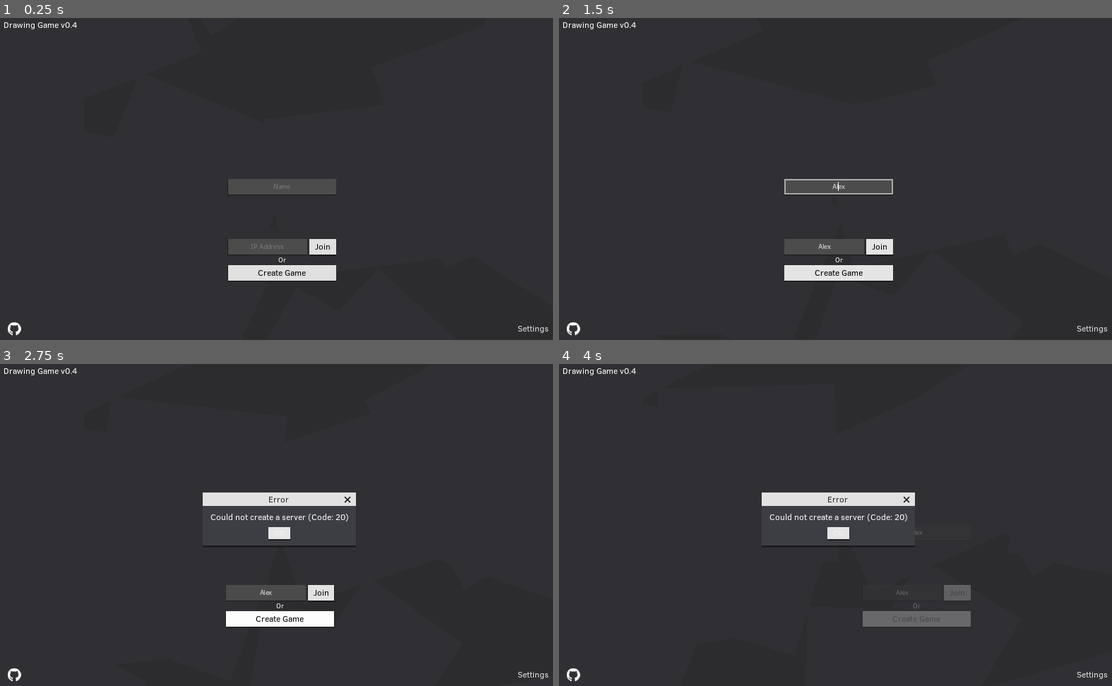
Above: before the commit, frames 1-4 (two rows, left to right).
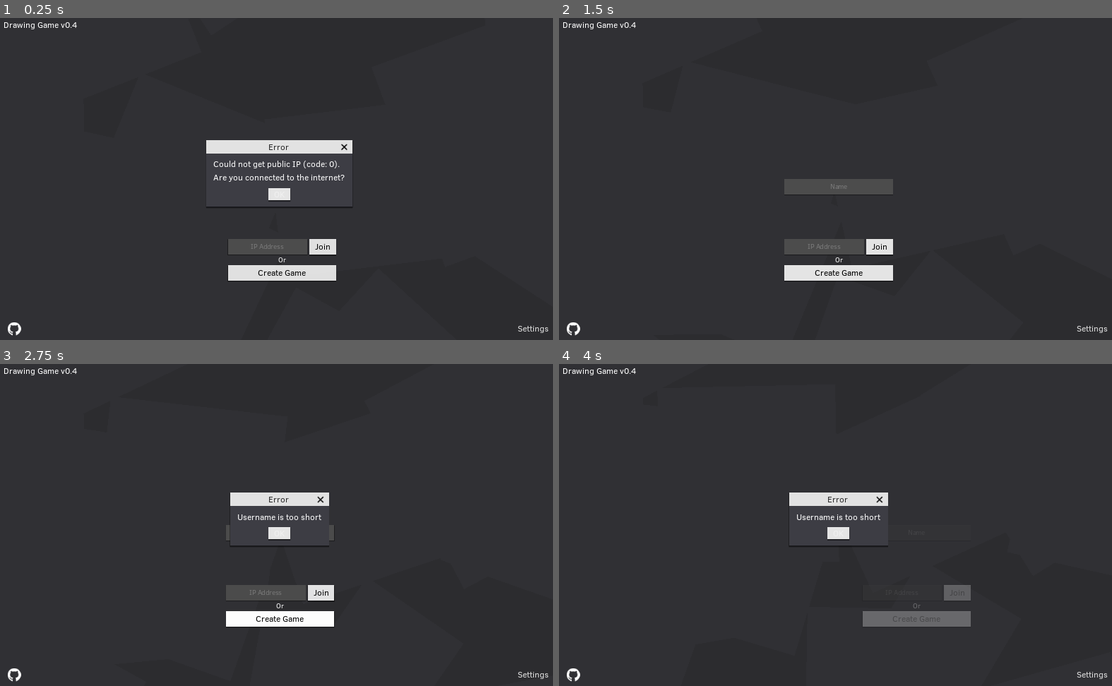
Above: after the commit, the same moments.

Repository: rednir/DrawingGame
Game: Godot game, scene res://Scenes/MainMenu.tscn
The game is run twice, just before and just after one commit, with the same random seed, the same clock (stepped at 60 frames per second) and the same inputs. Sound files missing from this copy of the repository are replaced by a short silence.
Inputs (mouse positions are in pixels of both pictures, inside the frame that each line leads up to):
- Up to frame 1 (0.25 s): no input
- Up to frame 2 (1.5 s): click (841, 185) at 0.52 s; type "Alex" at 0.6 s; click (824, 246) at 0.75 s; type "Alex" at 0.83 s; click (841, 195) at 1.25 s, where only the run after the commit has a clickable "OK"
- Up to frame 3 (2.75 s): click "Create Game" at 2 s
- Up to frame 4 (4 s): click "OK" at 2.75 s; click "Create Game" at 3.5 s

The runs differ from the first frame. In frame 1, 1.7% of the frame differs, in the area x 37-64%, y 37-57%; in frame 2, 0.3%; in frame 3, 0.7%; in frame 4, 0.7%.

Commit message:
show error if getting public ip fails

Diff:
--- a/Scripts/AutoLoads/Server.gd
+++ b/Scripts/AutoLoads/Server.gd
@@ -68,7 +68,11 @@
 
 
 
-func on_ip_req_completed(_result, _response_code, _headers, body):
+func on_ip_req_completed(_result, response_code, _headers, body):
+	if response_code != HTTPClient.RESPONSE_OK:
+		Events.emit_signal("error", "Could not get public IP (code: %d).\nAre you connected to the internet?" % response_code)
+		return
+
 	public_ip = body.get_string_from_utf8()
 
 
